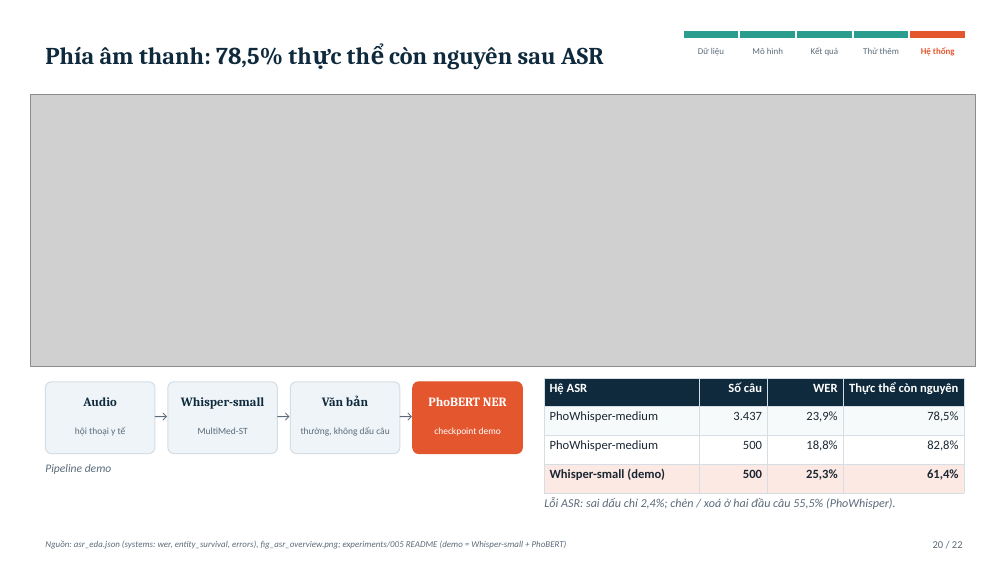
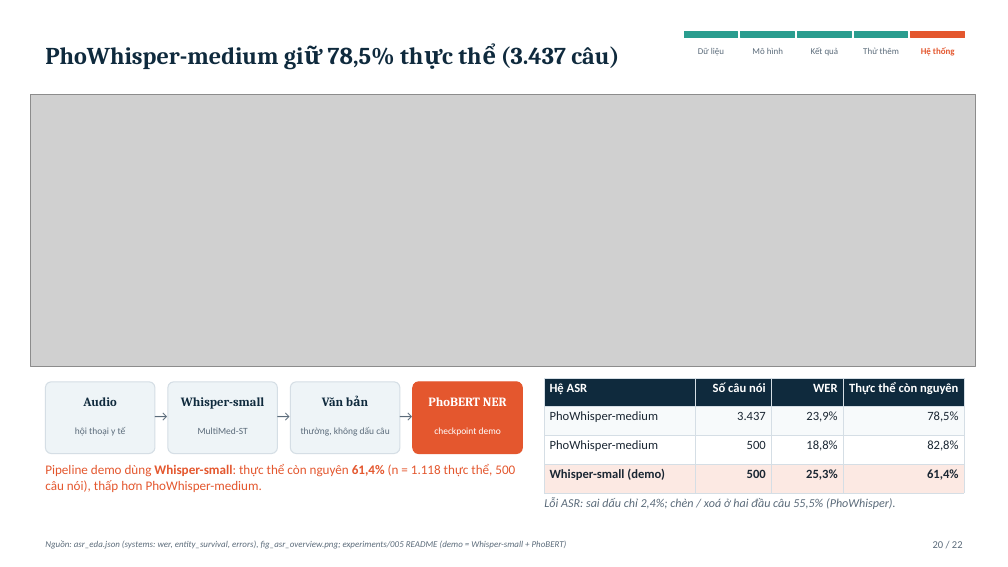
Before and after one commit to tkhieu/VoDoCo, a slide deck: slide 20 of presentation/may-hoc-v3.pptx. Drawn at 1008x567 pixels with LibreOffice and Linux fonts; fonts in the diff are those of the drawing; grey boxes stand for pictures. Boxes give left, top, right and bottom in pixels: in the first picture for what was removed or moved away, otherwise in the second. Text is boxed around its words. In the diff, an @@ line names an element or a change of style, - is before the commit and + after.

Commit message:
fix(presentation): scope ASR claims and soften CI wording in v3 deck
- Slide 19: state the whisper-small observation only for the 500
  available transcripts (counted at build time), without asserting the
  effect on the demo pipeline.
- Slide 20: name PhoWhisper-medium and its 3,437 utterances in the
  headline and show the whisper-small demo figure next to the pipeline.
- Slides 11, 13, 21, 22: describe CIs containing 0 as a difference not
  distinguishable from 0 rather than equality.
- Slide 16: replace the small confusion-matrix image with a readable
  native table of O plus the seven most frequent types.

```diff
--- a/presentation/may-hoc-v3.pptx
+++ b/presentation/may-hoc-v3.pptx
@@ text at [45,46,619,69]: text changed @@
-Phía âm thanh: 78,5% thực thể còn nguyên sau ASR
+PhoWhisper-medium giữ 78,5% thực thể (3.437 câu)
@@ table at [544,378,964,484] @@
-row 1, column 2: Số câu
+row 1, column 2: Số câu nói
@@ text at [45,464,515,492]: text changed; size 11 to 12.5 pt; text colour #5B6B7A to #E4572E; italic off @@
-Pipeline demo
+Pipeline demo dùng Whisper-small: thực thể còn nguyên 61,4% (n = 1.118 thực thể, 500 câu nói), thấp hơn PhoWhisper-medium.
```
Also in this commit, not shown: 6 other slides changed, 1 other file.
